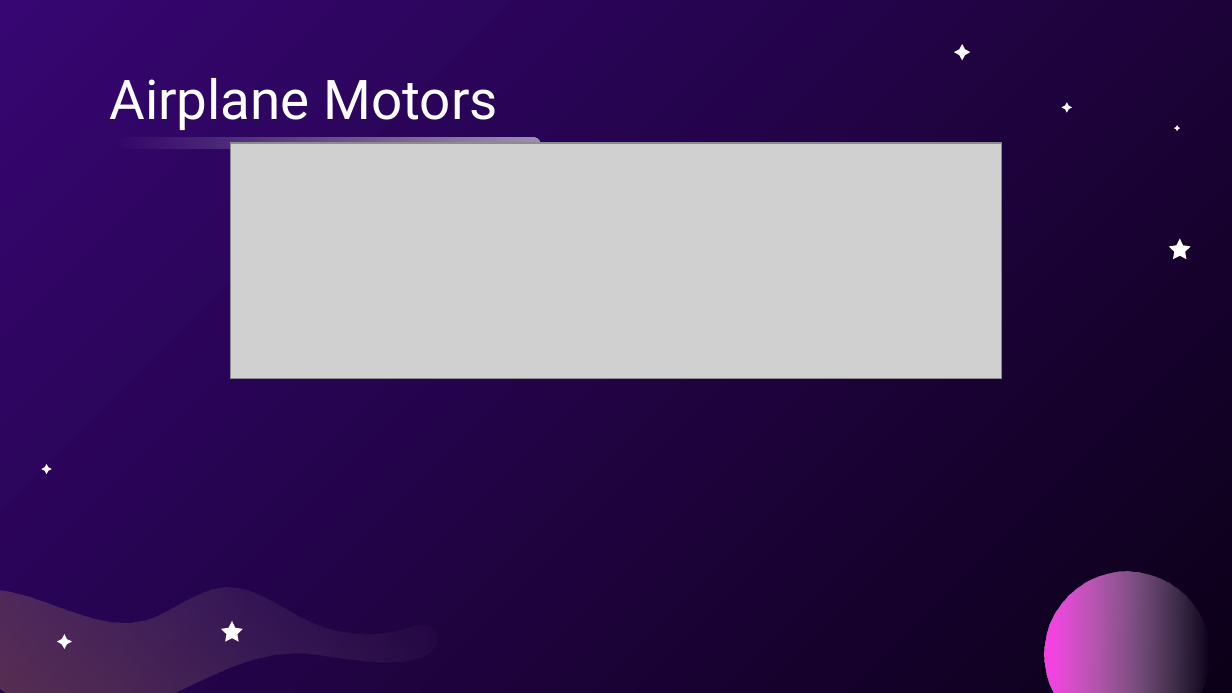
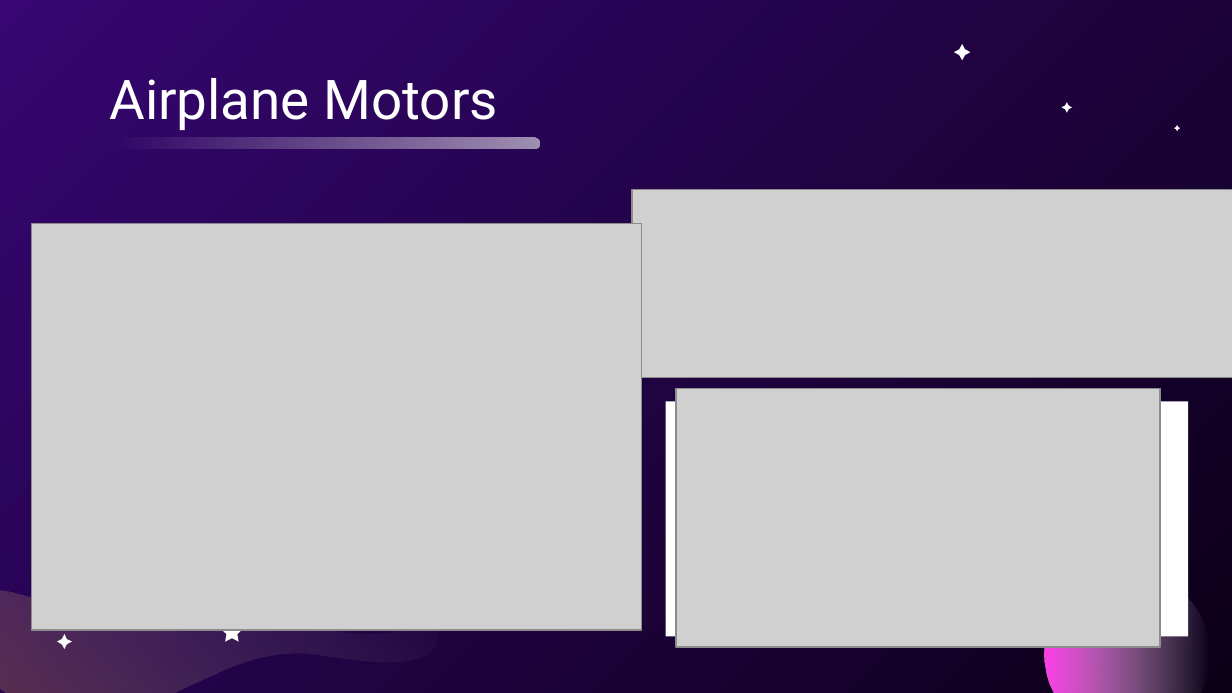
Before and after one commit to usedgenes/Rocketry-Curriculum, a slide deck: slide 3 of Beginner/Day 3/Rocket Motors.pptx (slide 4 before the commit). Drawn at 1232x693 pixels with LibreOffice and Linux fonts; fonts in the diff are those of the drawing; grey boxes stand for pictures. Boxes give left, top, right and bottom in pixels: in the first picture for what was removed or moved away, otherwise in the second. Text is boxed around its words. In the diff, an @@ line names an element or a change of style, - is before the commit and + after.

```diff
--- a/Beginner/Day 3/Rocket Motors.pptx
+++ b/Beginner/Day 3/Rocket Motors.pptx
@@ picture resized from (x1=230, y1=143, x2=1002, y2=378) to (x1=632, y1=190, x2=1232, y2=378) @@
@@ picture added at (x1=32, y1=223, x2=642, y2=630) @@
@@ freeform shape removed at (x1=1169, y1=239, x2=1191, y2=260) @@
@@ picture added at (x1=676, y1=388, x2=1161, y2=647) @@
@@ rectangle added at (x1=665, y1=402, x2=1188, y2=637), fill #FFFFFF @@
@@ freeform shape removed at (x1=42, y1=464, x2=52, y2=474) @@
```
Also in this commit, not shown: 2 other slides changed, 1 slide added, 4 other files.
